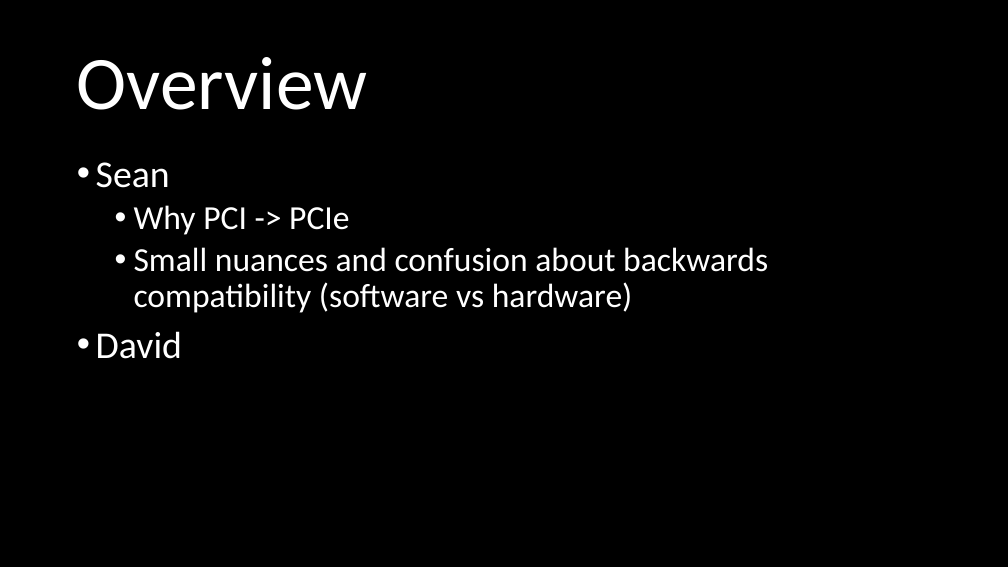
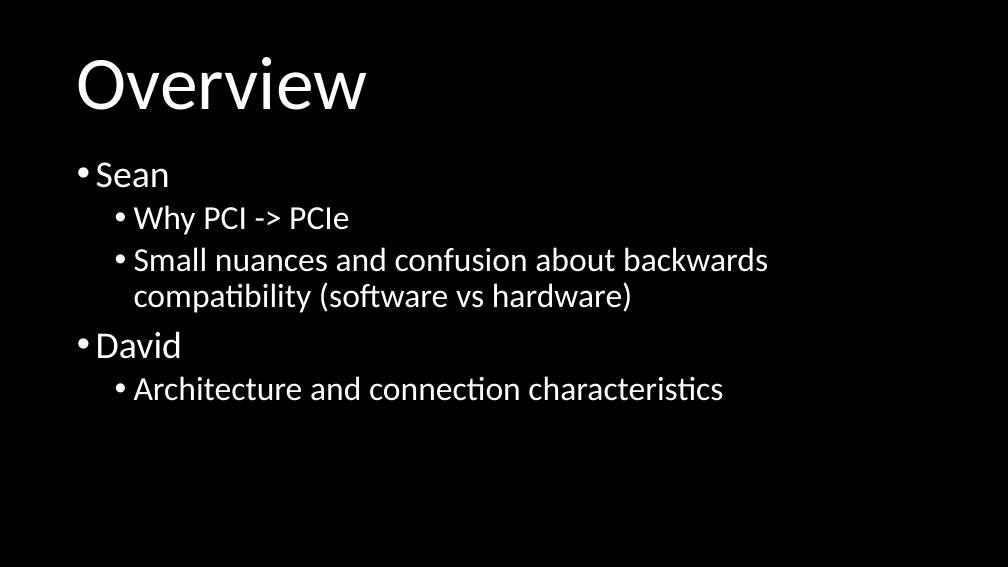
Before and after one commit to dstockhouse/pci-express-report, a slide deck: slide 2 of pcie_seanlink_davidstockhouse.pptx. Drawn at 1008x567 pixels with LibreOffice and Linux fonts; fonts in the diff are those of the drawing. Boxes give left, top, right and bottom in pixels: in the first picture for what was removed or moved away, otherwise in the second. Text is boxed around its words. In the diff, an @@ line names an element or a change of style, - is before the commit and + after.

```diff
--- a/pcie_seanlink_davidstockhouse.pptx
+++ b/pcie_seanlink_davidstockhouse.pptx
@@ text at bbox=[134, 376, 723, 401]: paragraph added @@
+  • Architecture and connection characteristics
```
Also in this commit, not shown: 3 other slides changed, 2 slides added, 3 other files.
